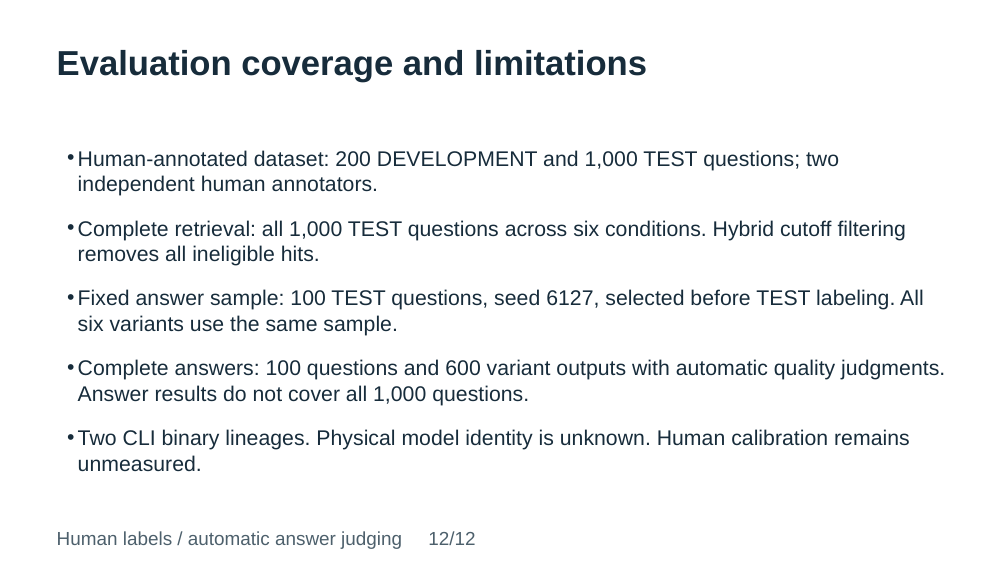
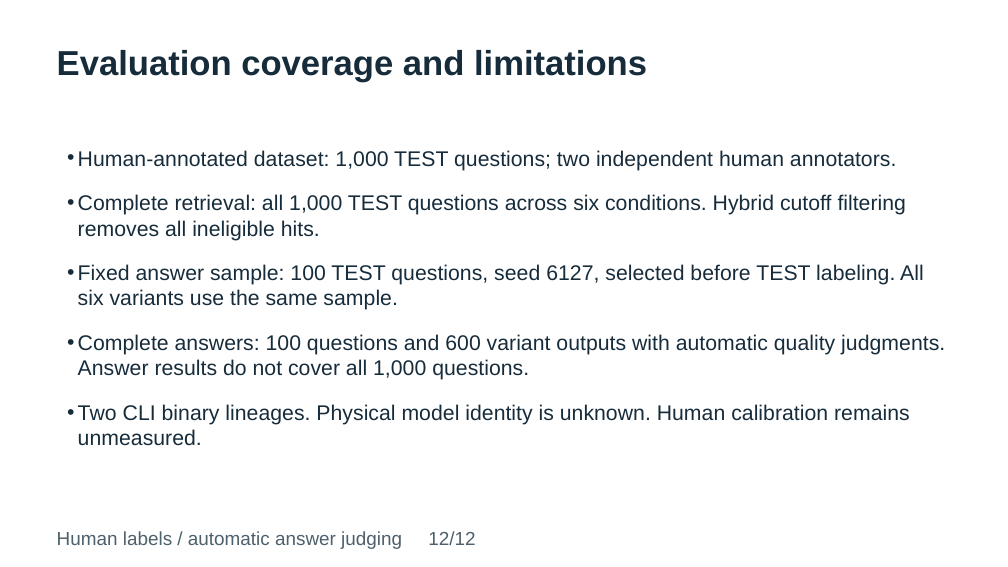
Before and after one commit to 8309/NLP6127, a slide deck: slide 12 of presentation.pptx. Drawn at 1008x567 pixels with LibreOffice and Linux fonts; fonts in the diff are those of the drawing. Boxes give left, top, right and bottom in pixels: in the first picture for what was removed or moved away, otherwise in the second. Text is boxed around its words. In the diff, an @@ line names an element or a change of style, - is before the commit and + after.

Commit message:
Limit delivery to TEST and report overall human agreement

```diff
--- a/presentation.pptx
+++ b/presentation.pptx
@@ text at [78,150,896,171]: text changed @@
-• Human-annotated dataset: 200 DEVELOPMENT and 1,000 TEST questions; two independent human annotators.
+• Human-annotated dataset: 1,000 TEST questions; two independent human annotators.
```
Also in this commit, not shown: 1 other slide changed, 33 other files.
